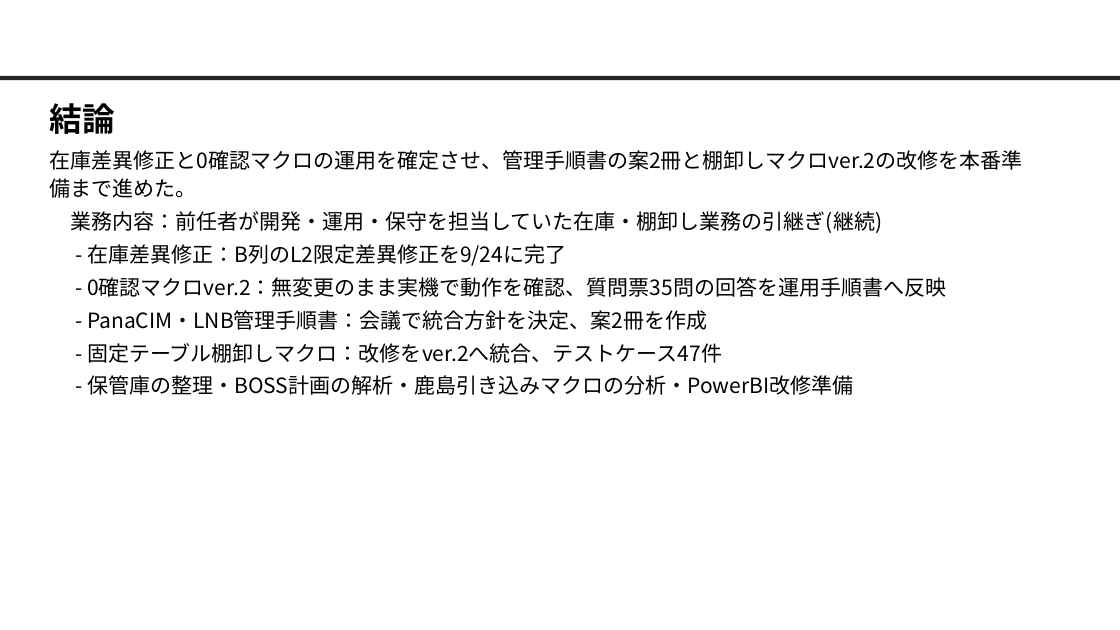
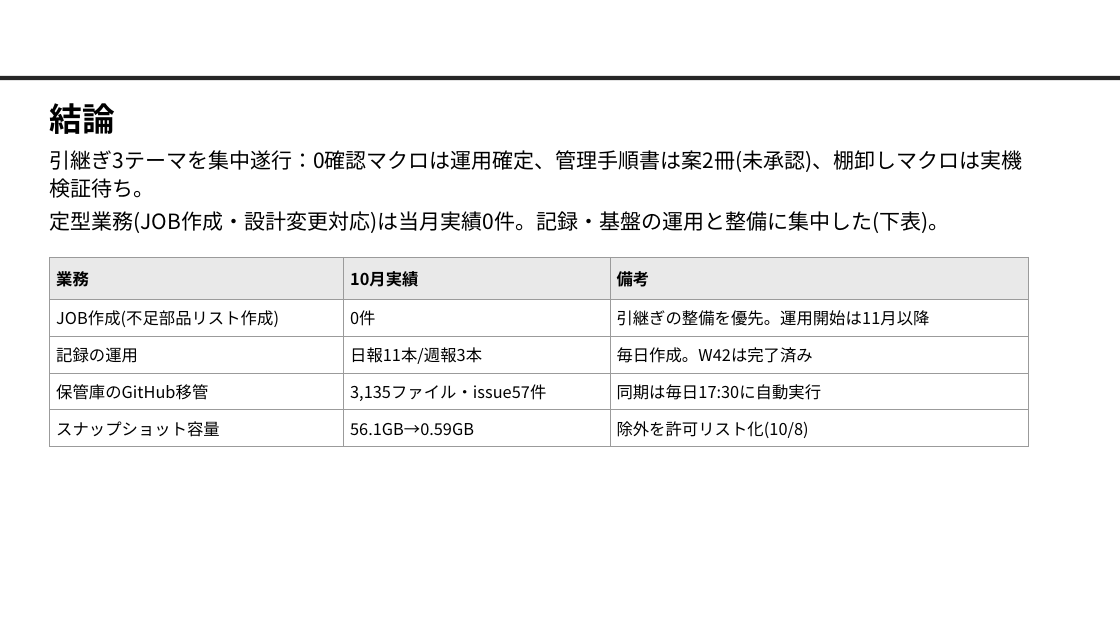
Before and after one commit to nk-shino/work_vault, a slide deck: slide 2 of workvault-sync/10_業務全般/業務報告/10月業務報告(篠原).pptx. Drawn at 1120x630 pixels with LibreOffice and Linux fonts; fonts in the diff are those of the drawing; background and template pictures are left out. Boxes give left, top, right and bottom in pixels: in the first picture for what was removed or moved away, otherwise in the second. Text is boxed around its words. In the diff, an @@ line names an element or a change of style, - is before the commit and + after.

```diff
--- a/workvault-sync/10_業務全般/業務報告/10月業務報告(篠原).pptx
+++ b/workvault-sync/10_業務全般/業務報告/10月業務報告(篠原).pptx
@@ text at [50,150,1023,233]: text changed @@
-在庫差異修正と0確認マクロの運用を確定させ、管理手順書の案2冊と棚卸しマクロver.2の改修を本番準備まで進めた。
-業務内容：前任者が開発・運用・保守を担当していた在庫・棚卸し業務の引継ぎ(継続)
-- 在庫差異修正：B列のL2限定差異修正を9/24に完了
-- 0確認マクロver.2：無変更のまま実機で動作を確認、質問票35問の回答を運用手順書へ反映
-- PanaCIM・LNB管理手順書：会議で統合方針を決定、案2冊を作成
-- 固定テーブル棚卸しマクロ：改修をver.2へ統合、テストケース47件
-- 保管庫の整理・BOSS計画の解析・鹿島引き込みマクロの分析・PowerBI改修準備
+引継ぎ3テーマを集中遂行：0確認マクロは運用確定、管理手順書は案2冊(未承認)、棚卸しマクロは実機検証待ち。
+定型業務(JOB作成・設計変更対応)は当月実績0件。記録・基盤の運用と整備に集中した(下表)。
@@ title at [50,211,950,233]: text changed @@
-Summary 業務テーマ
+定型業務と当月の位置づけ
@@ table added at [50,257,1028,446], 5 rows, 3 columns @@
+業務 | 10月実績 | 備考
+JOB作成(不足部品リスト作成) | 0件 | 引継ぎの整備を優先。運用開始は11月以降
+記録の運用 | 日報11本/週報3本 | 毎日作成。W42は完了済み
+保管庫のGitHub移管 | 3,135ファイル・issue57件 | 同期は毎日17:30に自動実行
+スナップショット容量 | 56.1GB→0.59GB | 除外を許可リスト化(10/8)
```
Also in this commit, not shown: 4 other slides changed, 4 other files.
